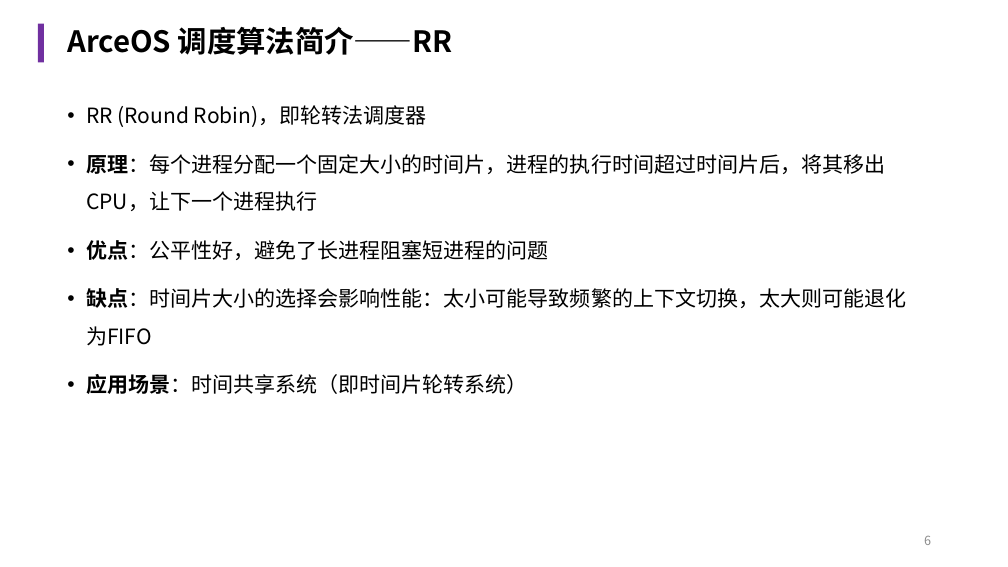
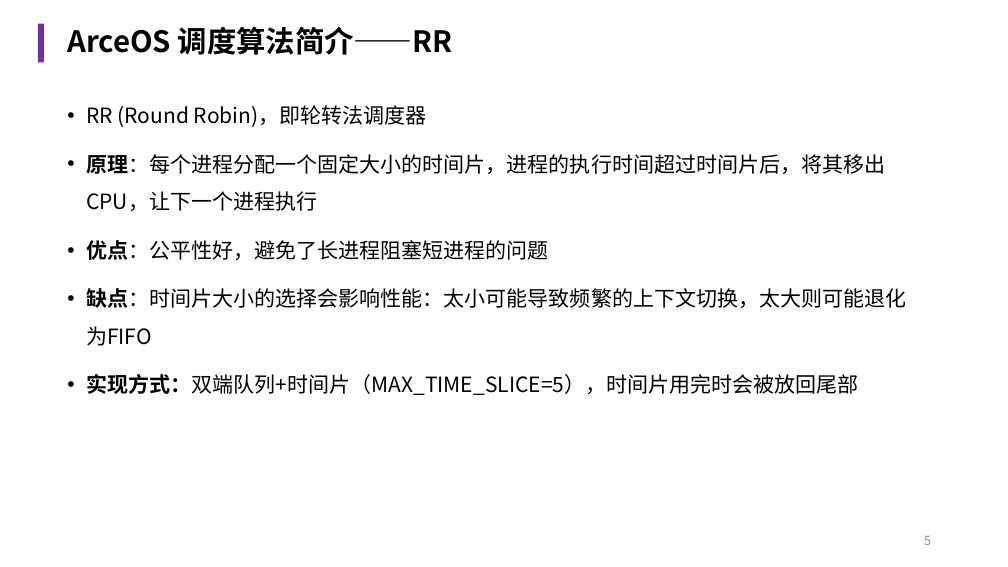
Before and after one commit to chestnut-Q/arceos-X, a slide deck: slide 5 of reports/中期报告.pptx (slide 6 before the commit). Drawn at 1008x567 pixels with LibreOffice and Linux fonts; fonts in the diff are those of the drawing. Boxes give left, top, right and bottom in pixels: in the first picture for what was removed or moved away, otherwise in the second. Text is boxed around its words. In the diff, an @@ line names an element or a change of style, - is before the commit and + after.

```diff
--- a/reports/中期报告.pptx
+++ b/reports/中期报告.pptx
@@ text at [86, 374, 859, 395]: text changed @@
-• 应用场景：时间共享系统（即时间片轮转系统）
+• 实现方式：双端队列+时间片（MAX_TIME_SLICE=5），时间片用完时会被放回尾部
@@ page number at [924, 536, 931, 545]: text changed @@
-6
+5
```
Also in this commit, not shown: 7 other slides changed, 3 slides added, 1 slide removed.
